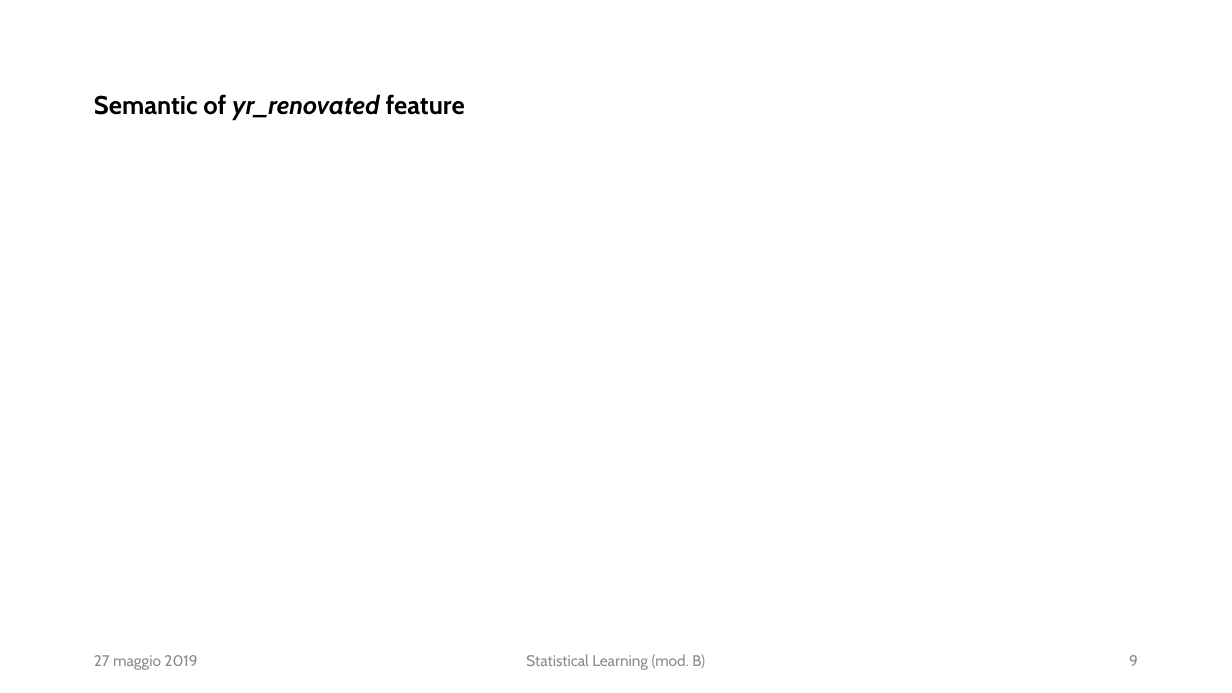
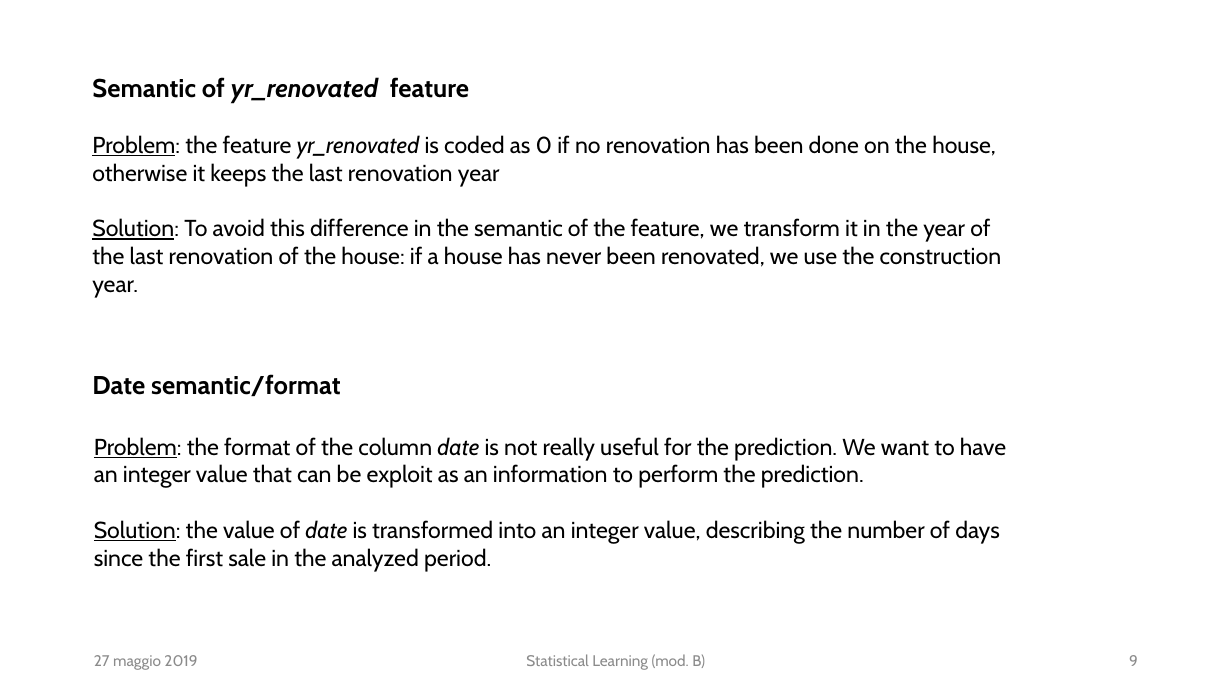
Before and after one commit to martinodn/kc_house, a slide deck: slide 9 of SL_Project_presentation.pptx. Drawn at 1232x693 pixels with LibreOffice and Linux fonts; fonts in the diff are those of the drawing. Boxes give left, top, right and bottom in pixels: in the first picture for what was removed or moved away, otherwise in the second. Text is boxed around its words. In the diff, an @@ line names an element or a change of style, - is before the commit and + after.

```diff
--- a/SL_Project_presentation.pptx
+++ b/SL_Project_presentation.pptx
@@ text "Semantic of yr_renovated feature" rewrapped from (94,94,465,119) to (92,77,469,103) @@
@@ text added at (92,135,1002,267), 18 pt, text #000000 @@
+Problem: the feature yr_renovated is coded as 0 if no renovation has been done on the house, otherwise it keeps the last renovation year
+Solution: To avoid this difference in the semantic of the feature, we transform it in the year of the last renovation of the house: if a house has never been renovated, we use the construction year.
@@ text added at (92,374,340,397), 20 pt, text #000000, bold @@
+Date semantic/format
@@ text added at (94,437,1006,572), 18 pt, text #000000 @@
+Problem: the format of the column date is not really useful for the prediction. We want to have an integer value that can be exploit as an information to perform the prediction.
+Solution: the value of date is transformed into an integer value, describing the number of days since the first sale in the analyzed period.
```
Also in this commit, not shown: 5 other slides changed, 2 slides added, 1 other file.
